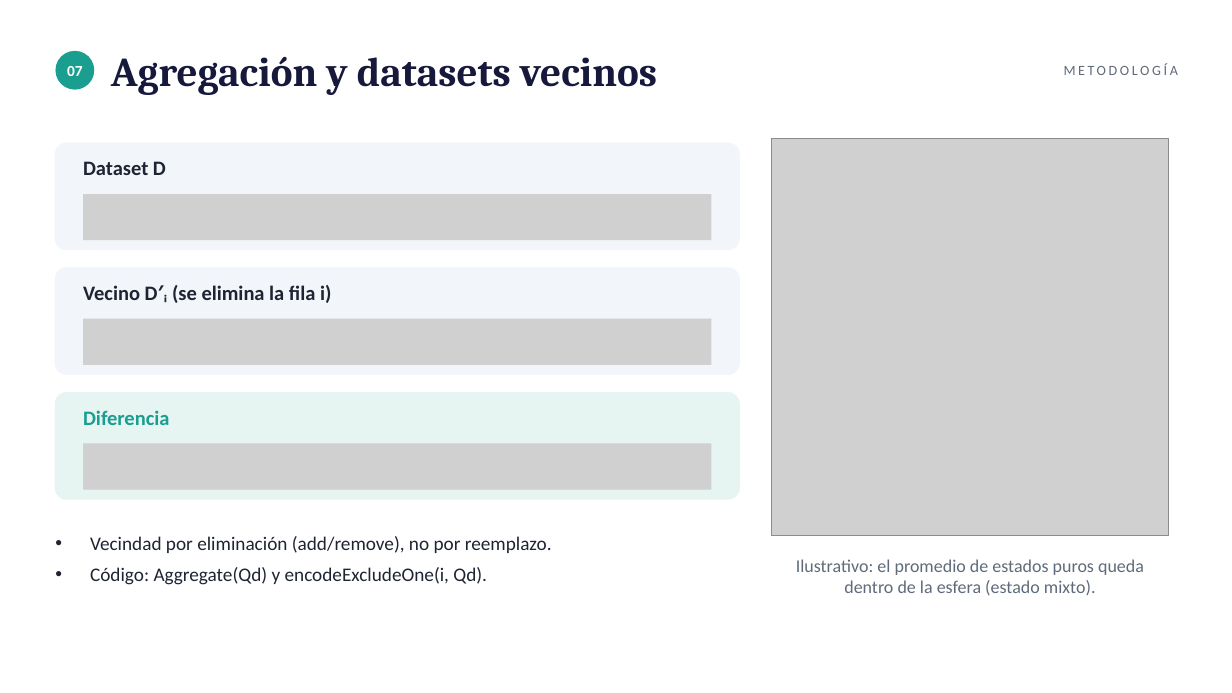
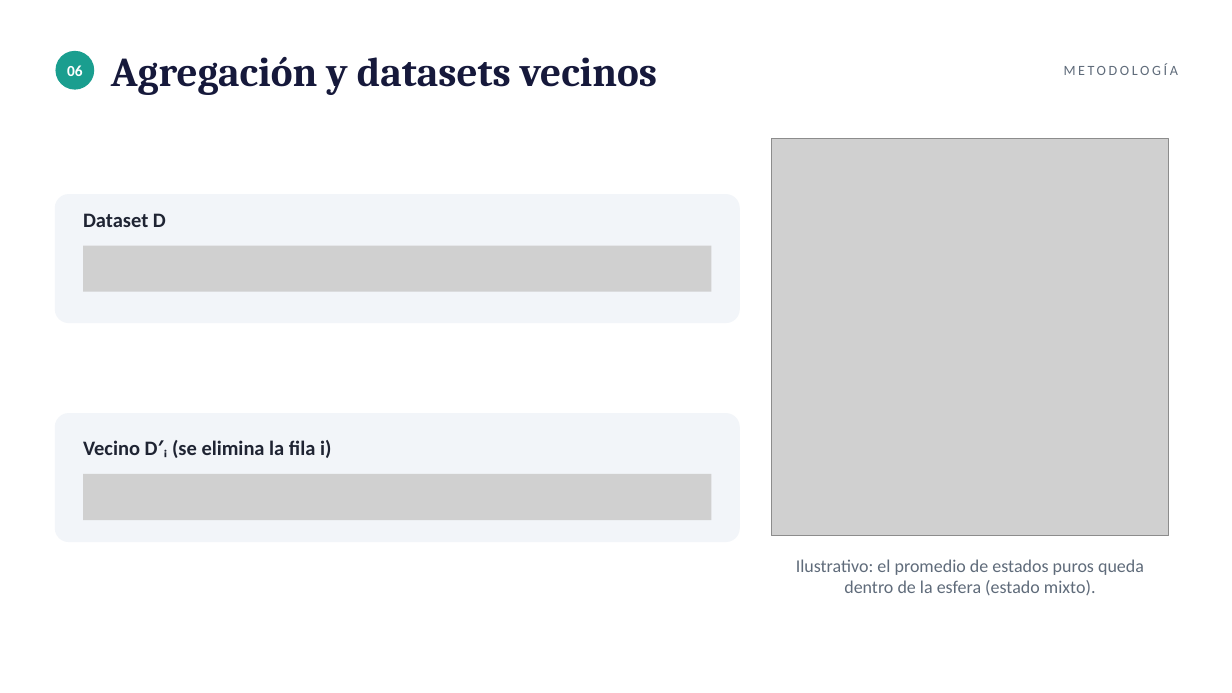
Before and after one commit to tomasSiSa18/TesisPregrado, a slide deck: slide 15 of PresentacionSemana8/PresentacionSemana8.pptx (slide 6 before the commit). Drawn at 1232x693 pixels with LibreOffice and Linux fonts; fonts in the diff are those of the drawing; grey boxes stand for pictures. Boxes give left, top, right and bottom in pixels: in the first picture for what was removed or moved away, otherwise in the second. Text is boxed around its words. In the diff, an @@ line names an element or a change of style, - is before the commit and + after.

```diff
--- a/PresentacionSemana8/PresentacionSemana8.pptx
+++ b/PresentacionSemana8/PresentacionSemana8.pptx
@@ text at [67, 65, 83, 76]: text changed @@
-07
+06
@@ rounded rectangle: place and size @@
-rounded rectangle at [55, 143, 739, 250]
+rounded rectangle at [55, 195, 739, 323]
@@ text "Dataset D": place and size @@
-text "Dataset D" at [83, 161, 166, 175]
+text "Dataset D" at [83, 213, 166, 227]
@@ picture removed at [83, 194, 712, 240] @@
@@ picture added at [83, 246, 712, 292] @@
@@ picture removed at [83, 319, 712, 365] @@
@@ rounded rectangle: place and size @@
-rounded rectangle at [55, 268, 739, 374]
+rounded rectangle at [55, 414, 739, 542]
@@ rounded rectangle removed at [55, 393, 739, 499] @@
@@ text removed at [83, 410, 169, 425] @@
-Diferencia
@@ text "Vecino D′ᵢ (se elimina la ...": place and size @@
-text "Vecino D′ᵢ (se elimina la ..." at [83, 285, 331, 303]
+text "Vecino D′ᵢ (se elimina la ..." at [83, 440, 331, 458]
@@ picture removed at [83, 444, 712, 490] @@
@@ picture added at [83, 474, 712, 520] @@
@@ text removed at [90, 536, 552, 585] @@
-• Vecindad por eliminación (add/remove), no por reemplazo.
-• Código: Aggregate(Qd) y encodeExcludeOne(i, Qd).
```
Also in this commit, not shown: 8 other slides changed, 10 slides added, 5 slides removed, 1 other file.
